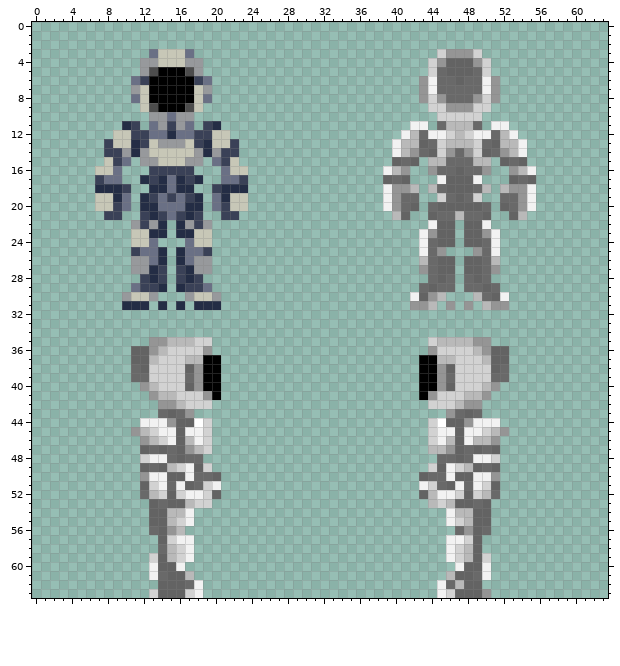
Two versions of one pixel-art sprite, Resources/Textures/Mobs/Species/IPC/parts.rsi/full.png. The picture above was drawn from the file before the commit.
The file is 64x64 pixels. Colours within 5 levels of each other are drawn and written as one.
And afterwards:
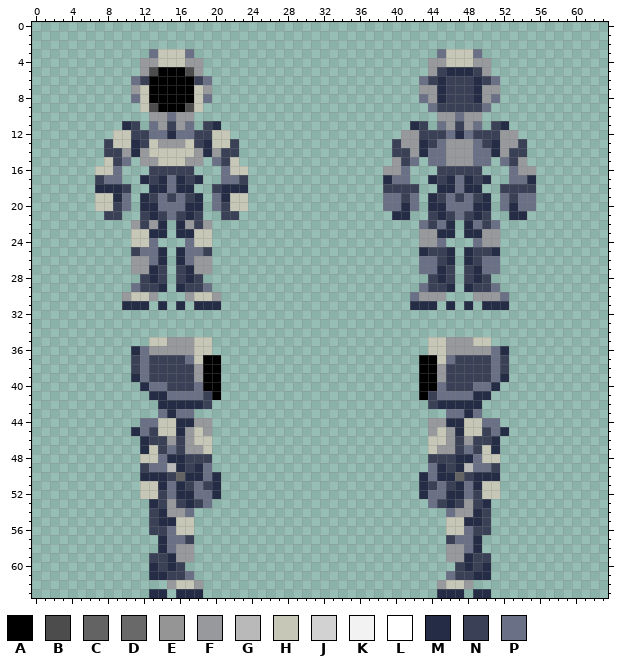
Palette (. is transparent): A #000000  B #4c4c4c  C #636363  D #696969  E #959595  F #97999c  G #b9b9b9  H #c7c7b7  J #d2d2d2  K #f2f2f2  L #ffffff  M #242d45  N #3a4157  P #6a7085
Diff:
Changed rows in their new state; - is an unchanged pixel.
first column x 39:
 3 ------PHHHP------
 4 -----FFHHHFF-----
 5 -----FNMMMNF-----
 6 ----PNMNNNMNP----
 7 ----FFMNNNMFF----
 8 ----PFMNNNMFP----
 9 -----PNNNNNP-----
10 ------FFPFF------
11 ---MN-PFNFP-NM---
12 --FFNNNPMPNNNFF--
13 -NFFMNPFFFPNMFFN-
14 -NNFMPPFFFPPMFNN-
15 -FNP-PPFFFPP-PNF-
16 FFP--.NNNNN.--PFF
17 MPP--MNMPMNM--PPM
18 NNNN-.MMPMM.-NNNN
19 PPNP-MNPNPNM-PNPP
20 PPMP-MMPPPMM-PMPP
21 -MM--NMNPNMN--MM-
22 ----PNPM-MPNP----
23 ----FFMM-MMFF----
24 ----FFP.-.PFF----
25 ----MNNM-MNNM----
26 ----PPNM-MNPP----
27 ----PPMN-NMPP----
28 -----NMN-NMN-----
29 ----PNNM-MNNP----
30 ---PFFF---FFFP---
31 ---MMM-M-M-MMM---
first column x 11:
35 --HHFFFHH------------------------HHFFFHH--
36 MPFFFFFHH------------------------HHFFFFFPM
37 NPNNNNPH--------------------------HPNNNNPN
38 NPNNNNNF--------------------------FNNNNNPN
39 MPNNNNNF--------------------------FNNNNNPM
40 -MPPNNNP--------------------------PNNNPPM-
41 --MMPPPPN------------------------NPPPPMM--
42 ---MMMMMN------------------------NMMMMM---
43 ---PMPP----------------------------PPMP---
44 -PPHHMMFF------------------------FFMMHHPP-
45 MPNHHMFHF------------------------FHFMHHNPM
46 -MNNFNFHH------------------------HHFNFNNM-
47 -MHNPNFFH------------------------HFFNPNHM-
48 -HHPMMNNN------------------------NNNMMPHH-
49 -NPP-MNMP------------------------PMNM-PPN-
50 -MMMN-MMPM----------------------MPMM-NMMM-
51 -HHMPMNPNM----------------------MNPNMPMHH-
52 -HHNPMMPPM----------------------MPPMMPNHH-
53 --MNFNMNP------------------------PNMNFNM--
54 --NMFFP----------------------------PFFMN--
55 --NMMHH----------------------------HHMMN--
56 --NNPHH----------------------------HHPNN--
57 ---MPPN----------------------------NPPM---
58 ---MPFF----------------------------FFPM---
59 --NNMFF----------------------------FFMNN--
60 --MNMN------------------------------NMNM--
61 --MMNNP----------------------------PNNMM--
62 ---.FHHF--------------------------FHHF.---
63 --MM.MMM--------------------------MMM.MM--
Boxes around the changes in both pictures, in picture pixels (x1, y1, x2, y2):
changed: (383, 49, 536, 598)
changed: (131, 337, 221, 598)
